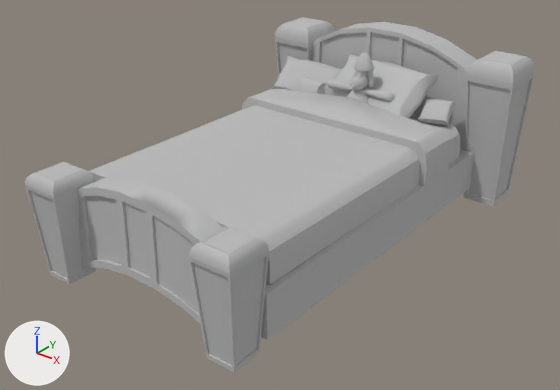
What one commit did to the OBJ model VS2019_3D_Graphics_and_Animation_Template/01_Pipeline_Interaction/bed.obj.
Both versions are drawn from a 50 mm camera at (9.78, -10.53, 8.57) aimed at (0.3, 1.32, 1.23). Lighting does not change. The marker at lower left points along +X, +Y and +Z. Where no turn or scale is listed for an object, it has been applied to the vertices. Vertices at the same position are counted once.

Names of what the first picture shows: 'bed'.
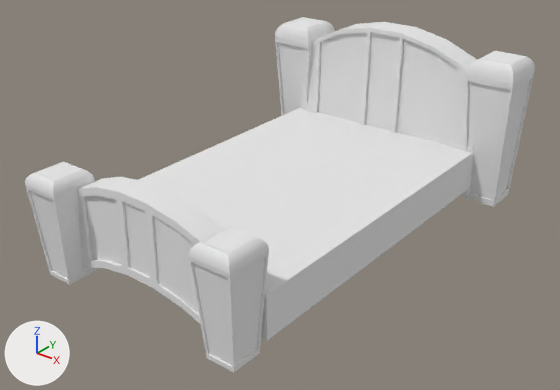
The newer file is also turned or shifted as a whole; pictures and numbers use the older file's frame.

Where the change shows, as pixel boxes (x1, y1, x2, y2) in the pictures (560 x 390 px; the box of a moved part takes in the faces that stretch with it):
part 1 of me_bed, deleted
    before: (88, 53, 460, 284)
part 2 of me_bed, moved or reshaped
    both: (78, 198, 86, 270)
part 3 of me_bed, recoloured
    both: (25, 17, 535, 372)

Patch to the scene script:
```diff
--- a/VS2019_3D_Graphics_and_Animation_Template/01_Pipeline_Interaction/bed.obj.py
+++ b/VS2019_3D_Graphics_and_Animation_Template/01_Pipeline_Interaction/bed.obj.py
@@ mat_lambert17sg @@
+mat_lambert17sg = principled_material('lambert17SG')
+mat_lambert17sg.base_color = (0.8, 0.8, 0.8)  # white #e7e7e7
+mat_lambert17sg.roughness = 1.0
@@ me_bed @@
 # used by ob_bed; location = (0.0, 0.0, 0.0)
 # verts and faces of me_bed; kept vertices keep their numbers, new ones are numbered from 2123
 # before: 1047 (-1.58, -2.51, 2.23) at pixel (77, 188), 1048 (-1.96, -2.51, 1.98), 1062 (-1.55, -2.55, 0.52) at pixel (86, 267), 1064 (-1.93, -2.55, 0.26), 1079 (-1.58, -2.51, 2.23) at pixel (77, 188)
 # before: 1080 (-1.58, -2.51, 2.23) at pixel (77, 188), 1081 (-1.96, -2.51, 1.98), 1082 (-1.93, -2.55, 0.26)
-me_bed.from_pydata(...)  # 2123 vertices, 4116 faces; spans x -3.11..3.54, y -3.05..6.61, z 0.19..3.99
+me_bed.from_pydata(...)  # 419 vertices, 819 faces; spans x -3.11..3.54, y -3.05..6.61, z 0.19..3.99
+# me_bed part 1: 12 loose pieces with 1699 vertices, spanning x -2.48..2.76, y -1.85..5.58, z 1.43..3.74, are deleted
+# me_bed part 2
+delete_faces([(1062, 1081, 1064), (1062, 1080, 1081), (1048, 1064, 1081), (1047, 1048, 1079), (1048, 1080, 1079), (1048, 1081, 1080)])
+faces += [(1048, 1064, 1062), (1048, 1062, 1080), (1048, 1082, 1081), (1048, 1081, 1064), (1064, 1081, 1082), (1047, 1081, 1079)]
+faces += [(1047, 1048, 1081), (1079, 1081, 1080), (1048, 1080, 1081)]
+# me_bed part 3: 812 faces spanning x -3.11..3.54, y -3.05..6.61, z 0.19..3.99 switch from mat_lambert11sg (grey #bcbcbc) to mat_lambert17sg (white #e7e7e7)
```
